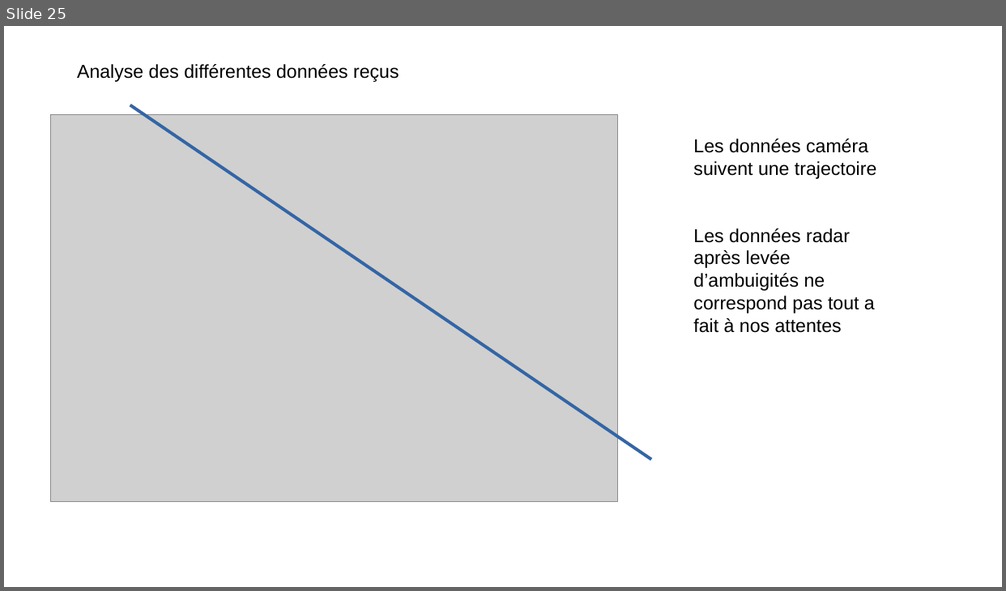
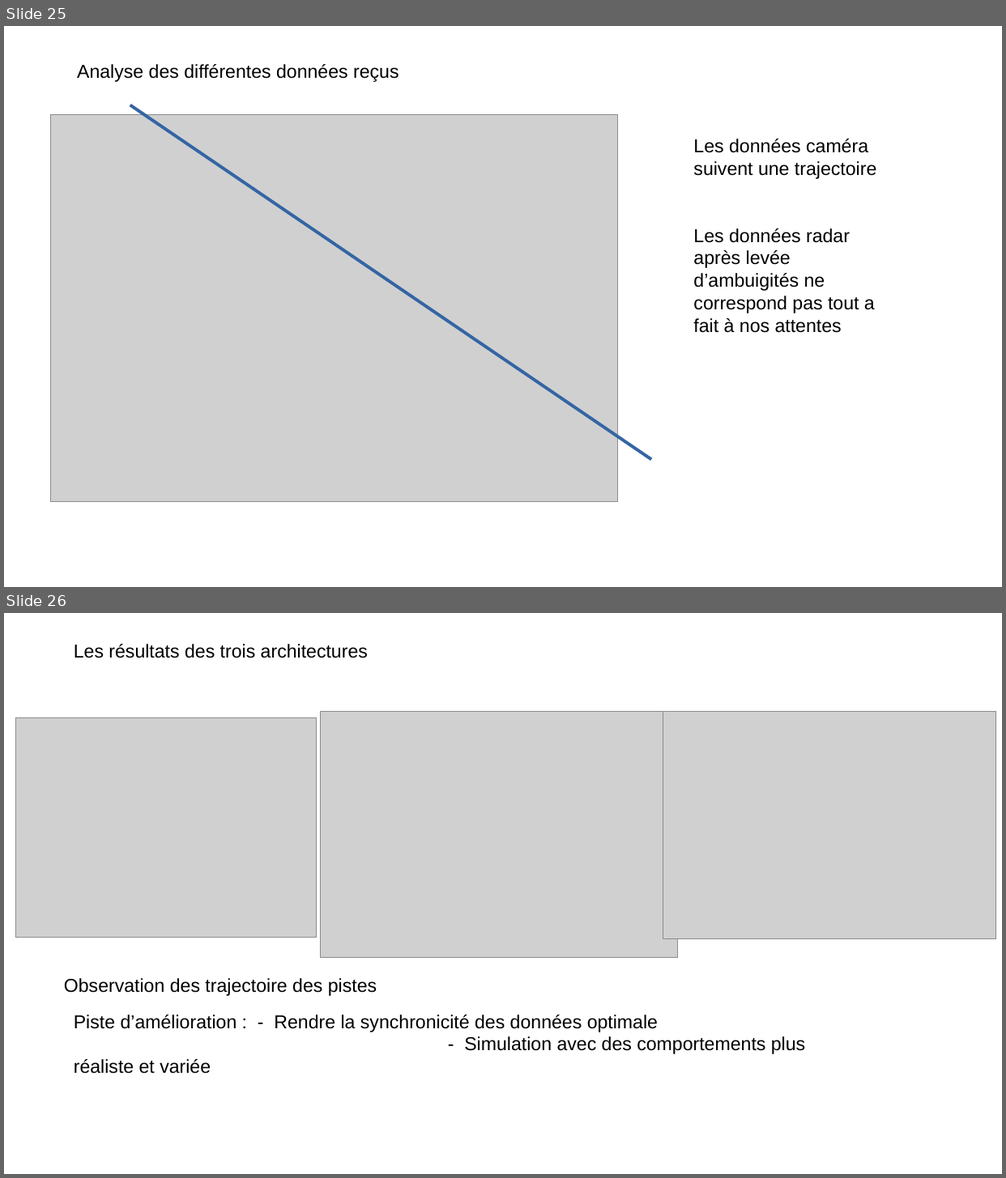
Before and after one commit to grotsartdehe/TFE, a slide deck: Presentation/Slides_TFE.pptx. Shown one above the other, each under a label of ours: slide 25 before the commit, slides 25 and 26 after it. The pictures are 1006x591 and 1006x1178 pixels, drawn with LibreOffice and Linux fonts; fonts in the diff are those of the drawing; grey boxes stand for pictures. Boxes give left, top, right and bottom in pixels: in the first picture for what was removed or moved away, otherwise in the second. Text is boxed around its words. In the diff, an @@ line names an element or a change of style, - is before the commit and + after.

```diff
--- a/Presentation/Slides_TFE.pptx
+++ b/Presentation/Slides_TFE.pptx
@@ slide 26 added at bbox=[4, 613, 1002, 1174], background #FFFFFF @@
@@ text added at bbox=[74, 644, 368, 658], 18 pt, text #000000 @@
+Les résultats des trois architectures
@@ picture added at bbox=[16, 718, 317, 937] @@
@@ picture added at bbox=[320, 711, 678, 957] @@
@@ picture added at bbox=[663, 711, 996, 939] @@
@@ text added at bbox=[64, 978, 377, 996], 18 pt, text #000000 @@
+Observation des trajectoire des pistes
@@ text added at bbox=[74, 1015, 805, 1074], 18 pt, text #000000 @@
+Piste d’amélioration : - Rendre la synchronicité des données optimale
+- Simulation avec des comportements plus réaliste et variée
```
Also in this commit, not shown: 3 slides changed, 1 other slide added, 1 slide removed, 1 other file.
